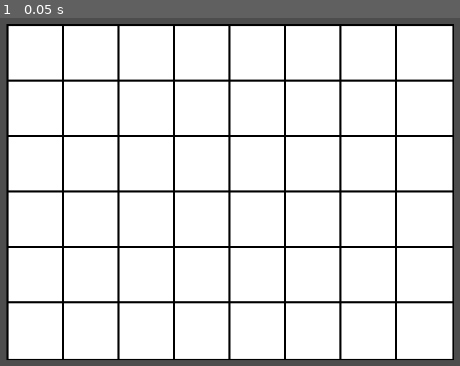
Above: before the commit, frame 1.
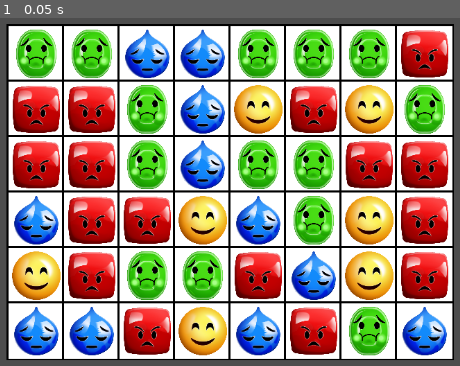
Above: after the commit, the same moment.

Repository: OliFryser/NordicGameJam2025
Game: Godot game, scene res://scenes/match_3.tscn
The game is run twice, just before and just after one commit, with the same random seed, the same clock (stepped at 60 frames per second) and the same inputs.
Inputs:
- Up to frame 1 (0.05 s): no input

The runs differ from the first frame. In frame 1, 54% of the frame differs, in the area x 2-98%, y 3-98%.

Commit message:
add piece visual

Diff:
--- a/resources/piece_factory.tres
+++ b/resources/piece_factory.tres
@@ -1,4 +1,4 @@
-[gd_resource type="Resource" script_class="Piece_Factory" load_steps=7 format=3 uid="uid://b5p6h0gaqb6ua"]
+[gd_resource type="Resource" script_class="PieceFactory" load_steps=7 format=3 uid="uid://b5p6h0gaqb6ua"]
 
 [ext_resource type="Texture2D" uid="uid://7miwlivu13jj" path="res://sprites/angryFace.png" id="1_8cvuw"]
 [ext_resource type="Script" uid="uid://bh2lu3qi7fw3y" path="res://scripts/piece_factory.gd" id="1_uiofh"]
--- a/scenes/match_3.tscn
+++ b/scenes/match_3.tscn
@@ -1,17 +1,23 @@
-[gd_scene load_steps=4 format=3 uid="uid://dk4b7v87qmwyx"]
+[gd_scene load_steps=6 format=3 uid="uid://dk4b7v87qmwyx"]
 
 [ext_resource type="Script" uid="uid://cnqycc8h4tokk" path="res://scripts/board.gd" id="1_08q8q"]
+[ext_resource type="Script" uid="uid://bcke14ry4lg5x" path="res://scripts/match_3.gd" id="1_wywb0"]
 [ext_resource type="Script" uid="uid://bhdplk5a6yvc5" path="res://scripts/board_generator.gd" id="2_30s42"]
+[ext_resource type="Resource" uid="uid://b5p6h0gaqb6ua" path="res://resources/piece_factory.tres" id="2_alnhi"]
 [ext_resource type="PackedScene" uid="uid://ca1nuvv8f1sd0" path="res://scenes/tile.tscn" id="2_b8cy4"]
 
-[node name="Match3" type="Node2D"]
+[node name="Match3" type="Node2D" node_paths=PackedStringArray("boardGenerator")]
+script = ExtResource("1_wywb0")
+width = 8
+height = 6
+boardGenerator = NodePath("BoardGenerator")
+pieceFactory = ExtResource("2_alnhi")
+pieceSize = 70
 
 [node name="BoardGenerator" type="Node" parent="." node_paths=PackedStringArray("board")]
 script = ExtResource("2_30s42")
 tileScene = ExtResource("2_b8cy4")
 tileSize = 80
-width = 8
-height = 6
 board = NodePath("Board")
 metadata/_custom_type_script = "uid://bhdplk5a6yvc5"
 
--- a/scenes/piece.tscn
+++ b/scenes/piece.tscn
@@ -1,7 +1,7 @@
 [gd_scene load_steps=3 format=3 uid="uid://r3wfevq7wo7k"]
 
 [ext_resource type="Script" uid="uid://vrrfteh8ul6s" path="res://scripts/piece.gd" id="1_s58gp"]
-[ext_resource type="Texture2D" uid="uid://bhjbvk5r5be3h" path="res://icon.svg" id="2_s58gp"]
+[ext_resource type="Texture2D" uid="uid://civvjrxqdd51c" path="res://sprites/smileFace.png" id="2_s58gp"]
 
 [node name="Piece" type="Node2D" node_paths=PackedStringArray("sprite2D")]
 script = ExtResource("1_s58gp")
--- a/scripts/board_generator.gd
+++ b/scripts/board_generator.gd
@@ -5,32 +5,20 @@
 
 @export var tileScene : PackedScene
 @export var tileSize : int = 20
-@export var width : int = 20:
-	set(p_width):
-		width = p_width
-		if Engine.is_editor_hint():
-			create_board(width, height)
-@export var height : int = 20:
-	set(p_height):
-		height = p_height
-		if Engine.is_editor_hint():
-			create_board(width, height)
 @export var board: Board
 
 
-func create_board(width: int, height: int):
-	board.position = Vector2(-tileSize * width * .5 + tileSize * .5, -tileSize * height * .5 + tileSize * .5)
+func create_board(boardModel : BoardModel):
+	var boardOffsetX := -tileSize * boardModel.size_x * .5 + tileSize * .5
+	var boardOffsetY := -tileSize * boardModel.size_y * .5 + tileSize * .5
+	board.position = Vector2(boardOffsetX, boardOffsetY)
 	for child in board.get_children():
 		board.remove_child(child)
 		child.queue_free()
 
-	for y in range(height):
-		for x in range(width):
+	for y in range(boardModel.size_y):
+		for x in range(boardModel.size_x):
 			var tile := tileScene.instantiate()
 			tile.setup(tileSize)
 			board.add_child(tile)
 			tile.position = Vector2(x * tileSize, y * tileSize)
-
-
-func _ready():
-	create_board(width, height)
--- a/scripts/board_model.gd
+++ b/scripts/board_model.gd
@@ -1,9 +1,12 @@
-class_name Board_Model
+class_name BoardModel
 extends RefCounted
+
 
 var models: Array[Model] = []
 var size_x: int
 var size_y: int
+var pieceFactory: PieceFactory
+
 
 # (0,2) (1,2) (2,2)
 #
@@ -11,17 +14,18 @@
 #
 # (0,0) (1,0) (2,0)
 
-func _init(x: int, y: int) -> void:
+func _init(x: int, y: int, pieceFactory : PieceFactory) -> void:
 	size_x = x
 	size_y = y
+	self.pieceFactory = pieceFactory
 	models = []
 	for j in range(y):
 		for i in range(x):
-			var m = Model.new()
-			m.Mood = _random_mood()
+			var m := Model.new()
+			m.mood = Enums.Mood.values().pick_random()
 			m.x = i
 			m.y = j
-			#m.piece =
+			m.piece = pieceFactory.build(m.mood)
 			models.append(m)
 
 
@@ -38,12 +42,14 @@
 
 	_refill()
 
+
 func _refill() -> void:
 	# assumes everything has fallen down
 	for column in range(size_x):
 		var highest_up: int = _max(column)
 		var amount_to_fill = size_y - highest_up
 		_fill_column(column, amount_to_fill)
+
 
 func _max(column: int):
 	var high = 0
@@ -54,12 +60,14 @@
 			high = model.y
 	return high
 
+
 func _fill_column(column: int, amount: int) -> void:
 	for y in range(amount, size_y):
 		var model = Model.new()
 		model.x = column
 		model.y = y
-		model.mood = _random_mood()
+		model.mood = Enums.Mood.values().pick_random()
+
 
 func _get_all_matches() -> Array[Model]:
 	var matches: Array[Model] = []
@@ -76,11 +84,13 @@
 	var unique_matches = _unique(matches)
 	return unique_matches
 
+
 func _is_matching_neighbor(m1, m2) -> bool:
 	if abs(m1.x - m2.x) != 1 and abs(m1.y - m2.y) != 1:
 		return false
 
 	return m1.mood == m2.mood
+
 
 func _unique(arr: Array[Model]) -> Array[Model]:
 	var seen = []
@@ -88,8 +98,3 @@
 		if model not in seen:
 			seen.append(model)
 	return seen
-
-func _random_mood():
-	var mood_values = Enums.Mood.values()
-	var random_mood = mood_values[randi() % mood_values.size()]
-	return random_mood
--- /dev/null
+++ b/scripts/match_3.gd
@@ -0,0 +1,33 @@
+@tool
+class_name Match3
+extends Node2D
+
+
+@export var width : int = 20:
+	set(p_width):
+		width = p_width
+		if Engine.is_editor_hint():
+			boardGenerator.create_board(boardModel)
+@export var height : int = 20:
+	set(p_height):
+		height = p_height
+		if Engine.is_editor_hint():
+			boardGenerator.create_board(boardModel)
+@export var boardGenerator : BoardGenerator
+@export var pieceFactory: PieceFactory
+@export var pieceSize : int = 60
+var boardModel : BoardModel
+
+
+func _ready():
+	boardModel = BoardModel.new(width, height, pieceFactory)
+	boardGenerator.create_board(boardModel)
+	set_pieces(boardModel)
+
+
+func set_pieces(boardModel: BoardModel):
+	var tileSize = boardGenerator.tileSize
+	for model in boardModel.models:
+		model.piece.position = Vector2(model.x * tileSize, model.y * tileSize)
+		model.piece.sprite2D.scale *= pieceSize
+		boardGenerator.board.add_child(model.piece)
--- a/scripts/piece.gd
+++ b/scripts/piece.gd
@@ -7,3 +7,5 @@
 
 func set_texture(texture: Texture):
 	sprite2D.texture = texture
+	var size := sprite2D.texture.get_size()
+	sprite2D.scale = sprite2D.scale / size
Not shown, added: scripts/match_3.gd.uid
